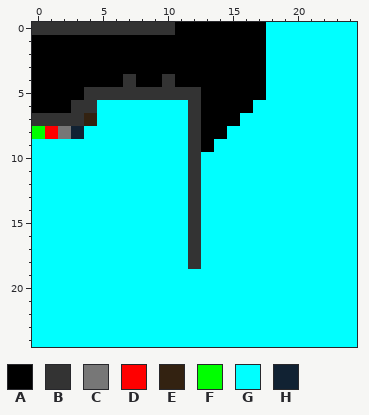
Pixel-art sprite: Red Dwarf Fissure/res/levels/spawn_level.png. The first picture shows the starting point.
The file is 25x25 pixels.
Palette (. is transparent): A #000000  B #333333  C #777777  D #ff0000  E #332211  F #00ff00  G #00ffff  H #112233
Pixels before, first column x 0:
 0 BBBBBBBBBBBAAAAAAAGGGGGGG
 1 AAAAAAAAAAAAAAAAAAGGGGGGG
 2 AAAAAAAAAAAAAAAAAAGGGGGGG
 3 AAAAAAAAAAAAAAAAAAGGGGGGG
 4 AAAAAAABAABAAAAAAAGGGGGGG
 5 AAAABBBBBBBBBAAAAAGGGGGGG
 6 AAABBGGGGGGGBAAAAGGGGGGGG
 7 BBBBEGGGGGGGBAAAGGGGGGGGG
 8 FDCHGGGGGGGGBAAGGGGGGGGGG
 9 GGGGGGGGGGGGBAGGGGGGGGGGG
10 GGGGGGGGGGGGBGGGGGGGGGGGG
11 GGGGGGGGGGGGBGGGGGGGGGGGG
12 GGGGGGGGGGGGBGGGGGGGGGGGG
13 GGGGGGGGGGGGBGGGGGGGGGGGG
14 GGGGGGGGGGGGBGGGGGGGGGGGG
15 GGGGGGGGGGGGBGGGGGGGGGGGG
16 GGGGGGGGGGGGBGGGGGGGGGGGG
17 GGGGGGGGGGGGBGGGGGGGGGGGG
18 GGGGGGGGGGGGBGGGGGGGGGGGG
19 GGGGGGGGGGGGGGGGGGGGGGGGG
20 GGGGGGGGGGGGGGGGGGGGGGGGG
21 GGGGGGGGGGGGGGGGGGGGGGGGG
22 GGGGGGGGGGGGGGGGGGGGGGGGG
23 GGGGGGGGGGGGGGGGGGGGGGGGG
24 GGGGGGGGGGGGGGGGGGGGGGGGG
After:
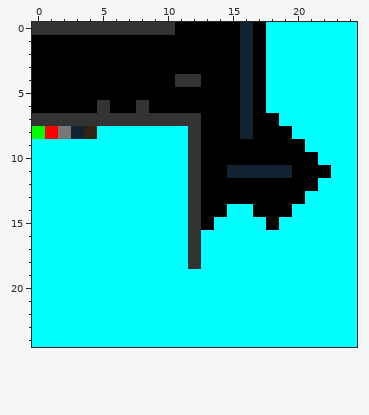
Commit message: Changed how "solid" tiles are defined.
What changed:
Changed rows in their new state; - is an unchanged pixel.
first column x 3:
 0 -------------H------
 1 -------------H------
 2 -------------H------
 3 -------------H------
 4 ----A--ABB---H------
 5 -AAAAAAAAA---H------
 6 AABAABAAAA---HA-----
 7 -BBBBBBBB----HAA----
 8 -E----------AHAAA---
 9 -----------AAAAAAA--
10 ----------AAAAAAAAA-
11 ----------AAHHHHHAAA
12 ----------AAAAAAAAA-
13 ----------AAAAAAAA--
14 ----------AA--AAA---
15 ----------A----A----
Changed places in both pictures, as pixel boxes (x1, y1, x2, y2):
changed: (71, 22, 331, 230)
